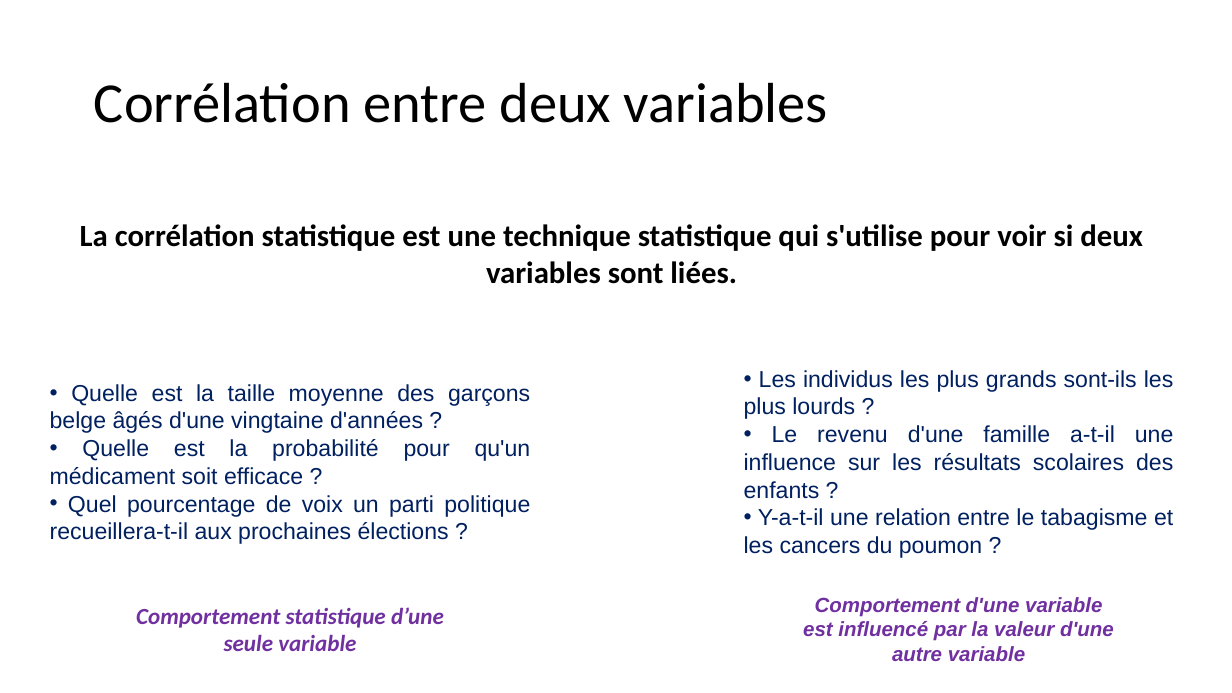
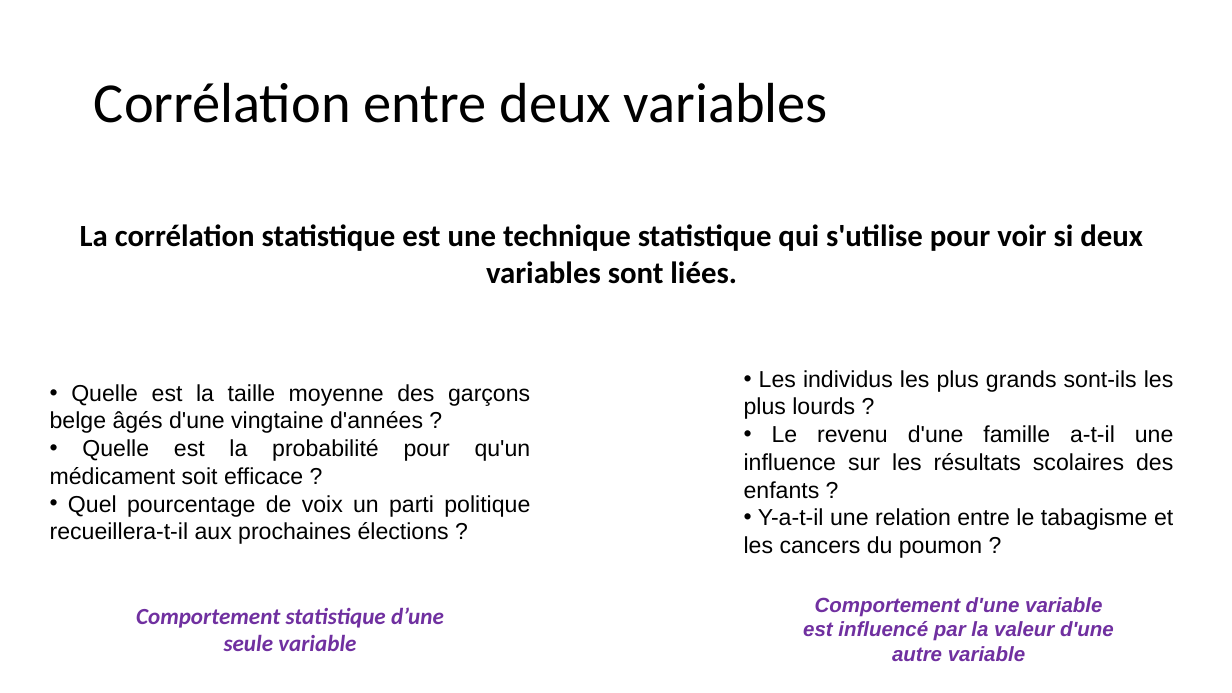
Before and after one commit to Arkantick/Enseignement_EPSI_LangageR, a slide deck: slide 36 of EPSI/Langage R/Statistiques Descriptives/Statistiques_Descriptives_R_Cours.pptx (slide 35 before the commit). Drawn at 1232x693 pixels with LibreOffice and Linux fonts; fonts in the diff are those of the drawing. Boxes give left, top, right and bottom in pixels: in the first picture for what was removed or moved away, otherwise in the second. Text is boxed around its words. In the diff, an @@ line names an element or a change of style, - is before the commit and + after.

```diff
--- a/EPSI/Langage R/Statistiques Descriptives/Statistiques_Descriptives_R_Cours.pptx
+++ b/EPSI/Langage R/Statistiques Descriptives/Statistiques_Descriptives_R_Cours.pptx
@@ text "Quelle est la taille moyenne ..." at (50,384,531,544): text colour #002060 to #000000 @@
@@ text "Les individus les plus grands ..." at (744,370,1174,558): text colour #002060 to #000000 @@
```
Also in this commit, not shown: 7 other slides changed, 7 slides added, 2 slides removed, 1 other file.
